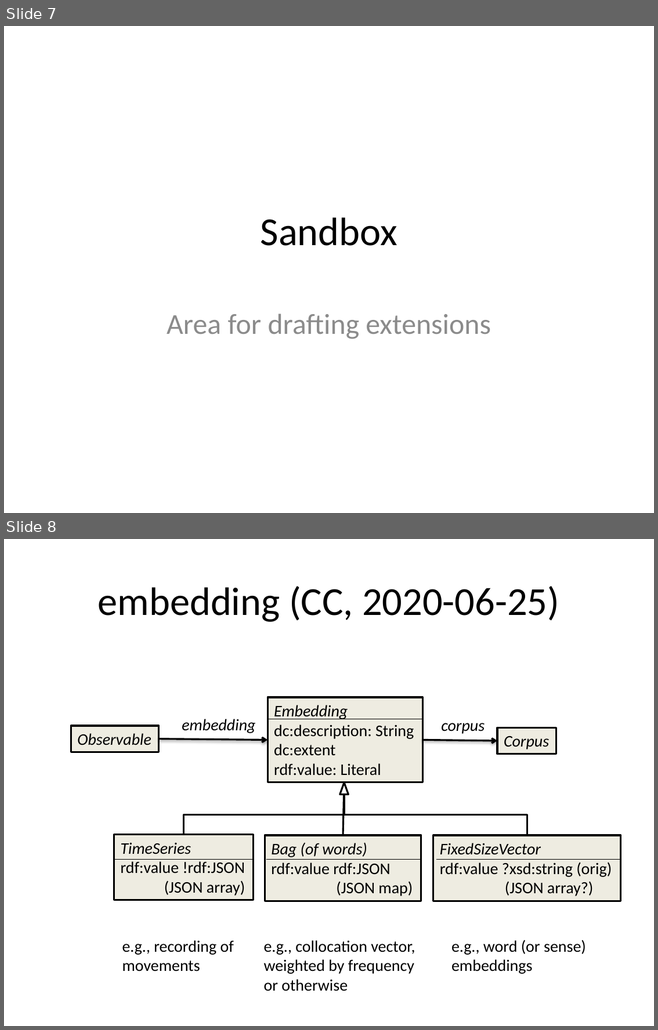
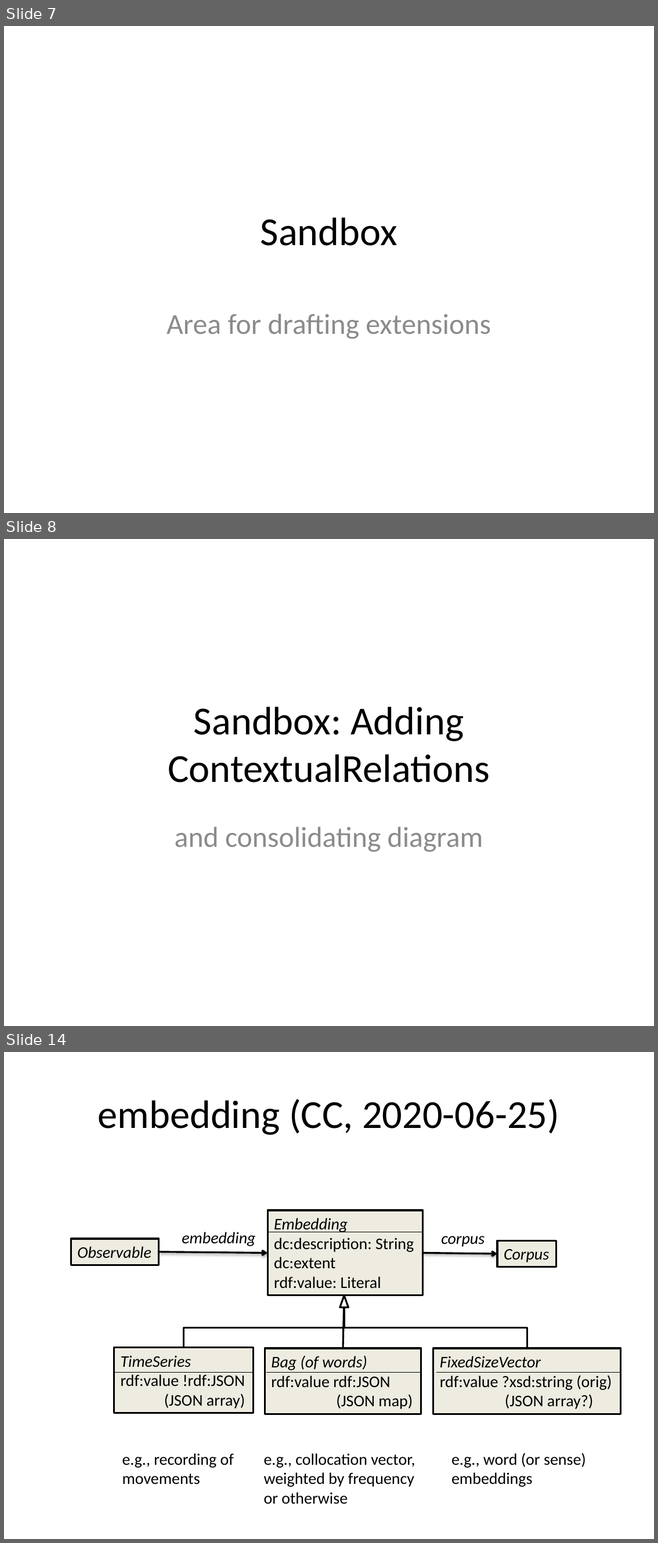
Before and after one commit to ontolex/frequency-attestation-corpus-information, a slide deck: img/source.pptx. Shown one above the other, each under a label of ours: slides 7 and 8 before the commit, slides 7, 8 and 14 after it; the slides between them are not shown. The pictures are 658x1030 and 658x1543 pixels, drawn with LibreOffice and Linux fonts; fonts in the diff are those of the drawing. Boxes give left, top, right and bottom in pixels: in the first picture for what was removed or moved away, otherwise in the second. Text is boxed around its words. In the diff, an @@ line names an element or a change of style, - is before the commit and + after.

Commit message:
suggested additions to consolidate the diagram (see sandbox)

```diff
--- a/img/source.pptx
+++ b/img/source.pptx
@@ slide 8 added at <box>4,539,654,1026</box>, background #FFFFFF @@
@@ title added at <box>168,707,489,783</box>, 44 pt, text #000000 @@
+Sandbox: Adding ContextualRelations
@@ subtitle added at <box>175,827,483,852</box>, 32 pt, text #8C8C8C @@
+and consolidating diagram
@@ what was slide 8 is now slide 14 @@
```
Also in this commit, not shown: 2 slides changed, 6 other slides added.
